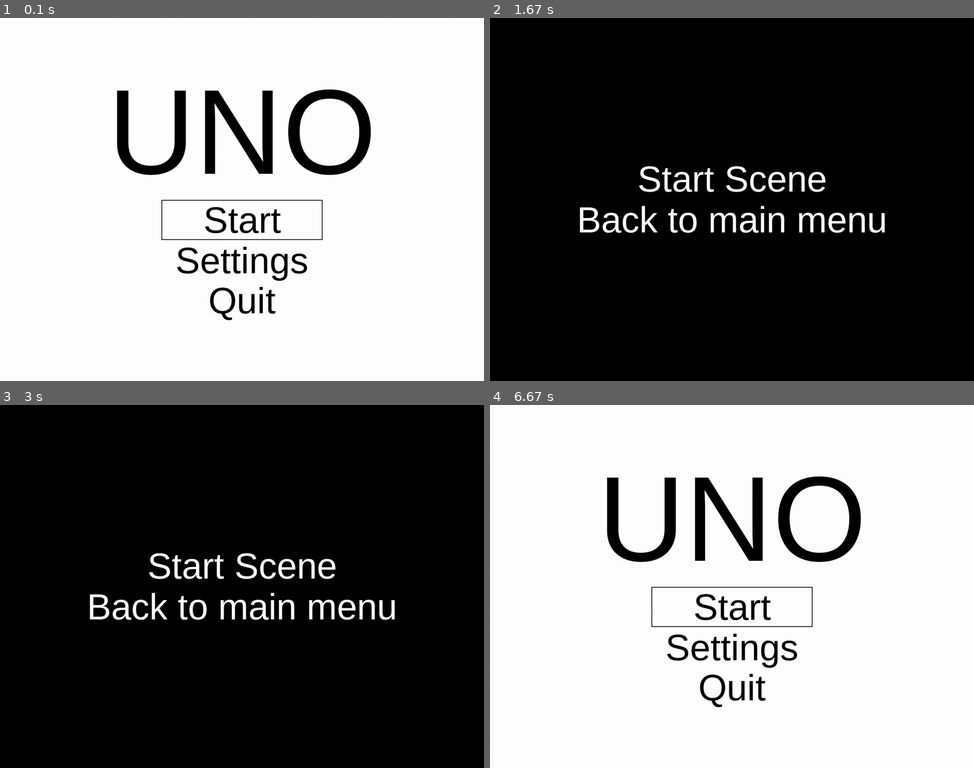
Above: before the commit, frames 1-4 (two rows, left to right).
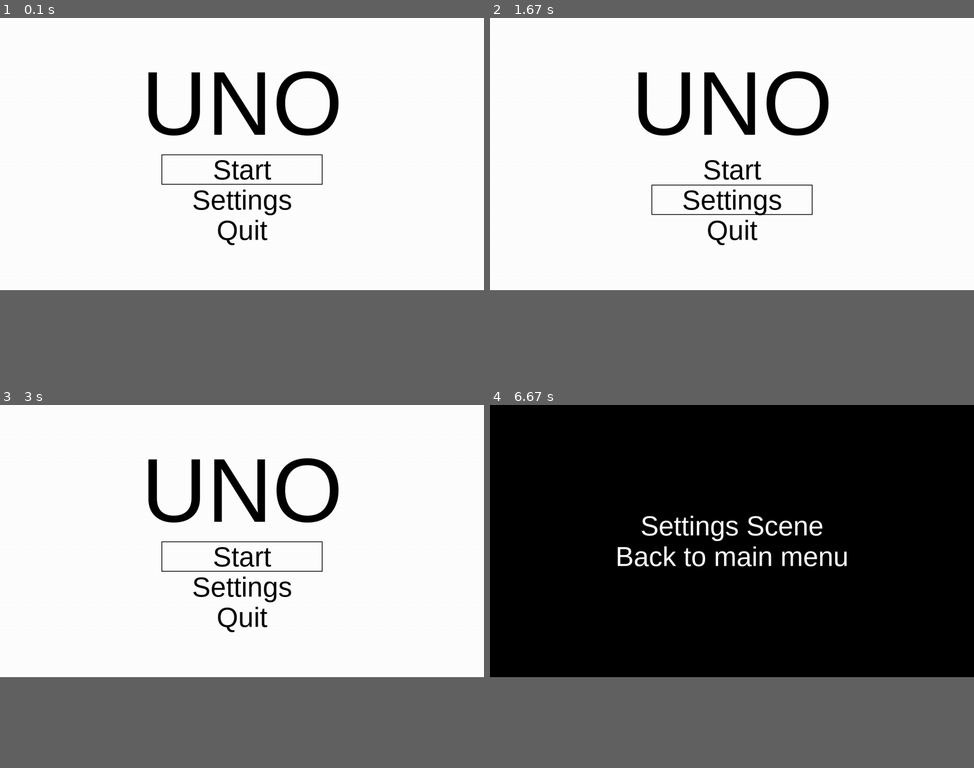
Above: after the commit, the same moments.

Repository: RuneLune/UNO-with-Pygame
Game: pygame game, started from src/app.py
Same seed, same stepped clock (60 frames per second), same inputs: the game is played once before the commit and once after it.
Inputs (mouse positions are in pixels of both pictures, inside the frame that each line leads up to):
- Up to frame 1 (0.1 s): no input
- Up to frame 2 (1.67 s): click "Start" at 0.38 s; click (712, 166) at 1.22 s; hold Down from 1.5 s (still down)
- Up to frame 3 (3 s): release Down at 1.97 s; hold Up 2-2.37 s; hold Down 2.4-2.77 s; hold Up from 2.8 s (still down)
- Up to frame 4 (6.67 s): release Up at 3.1 s; hold Down 3.13-3.43 s; hold Up 3.47-3.83 s; hold Down 3.87-4.23 s; hold Up 4.27-4.57 s; hold Down 4.6-4.9 s; hold Up 4.93-5.3 s; hold Down 5.33-5.7 s; hold Up 5.73-6.03 s; hold Down 6.07-6.37 s; click (780, 601) at 6.45 s
The window is 900x675 before the commit and 900x506 after it. Grey fills any space a smaller window leaves; there, only what the larger window draws over its background counts as a difference.

The runs differ from the first frame. In frame 1, 8.8% of the frame differs, in the area x 24-77%, y 14-84%; in frame 2, 71%, in the area x 0-100%, y 0-75%; in frame 3, 71%; in frame 4, 71%.

Commit message:
화면 크기 설정 1280*720

Diff:
--- a/src/main_scene.py
+++ b/src/main_scene.py
@@ -6,7 +6,7 @@
 pygame.init()
 
 # Set up the screen
-screen_size = (1280, 960)
+screen_size = (1280, 720)
 screen = pygame.display.set_mode(screen_size)
 pygame.display.set_caption("Main Menu")
 
--- a/src/settings_scene.py
+++ b/src/settings_scene.py
@@ -7,7 +7,7 @@
 pygame.init()
 
 # Set up the screen
-screen_size = (1280, 960)
+screen_size = (1280, 720)
 screen = pygame.display.set_mode(screen_size)
 pygame.display.set_caption("Settings")
 
--- a/src/start_scene.py
+++ b/src/start_scene.py
@@ -6,7 +6,7 @@
 pygame.init()
 
 # Set up the screen
-screen_size = (1280, 960)
+screen_size = (1280, 720)
 screen = pygame.display.set_mode(screen_size)
 pygame.display.set_caption("Start")
 
